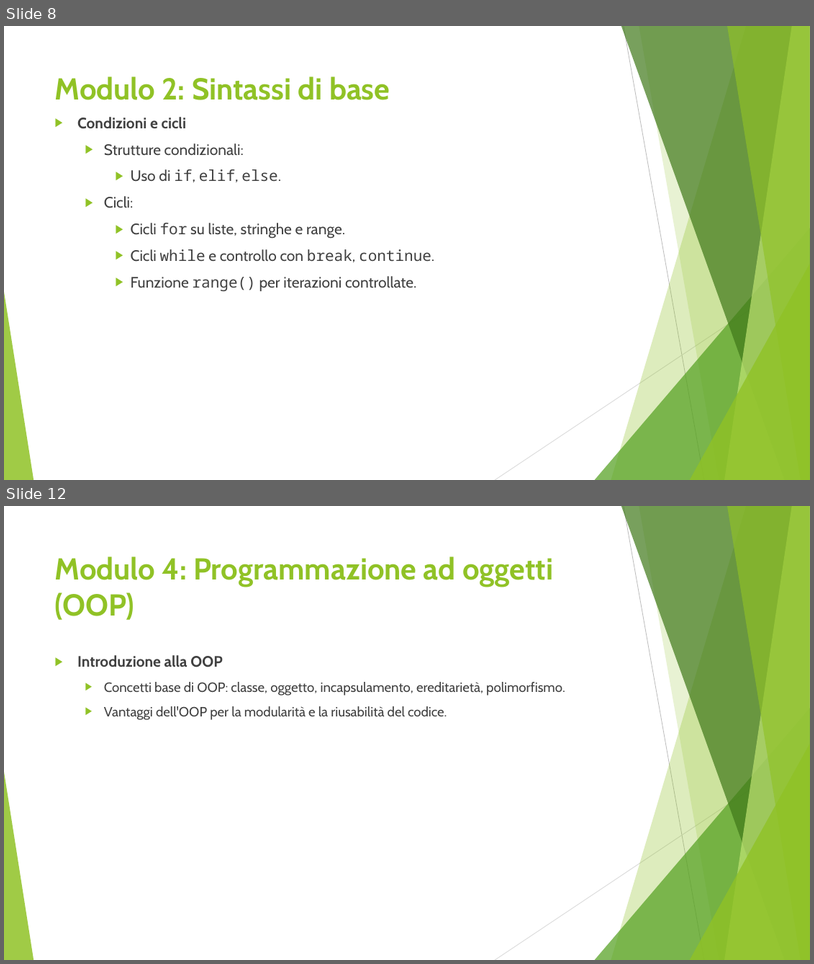
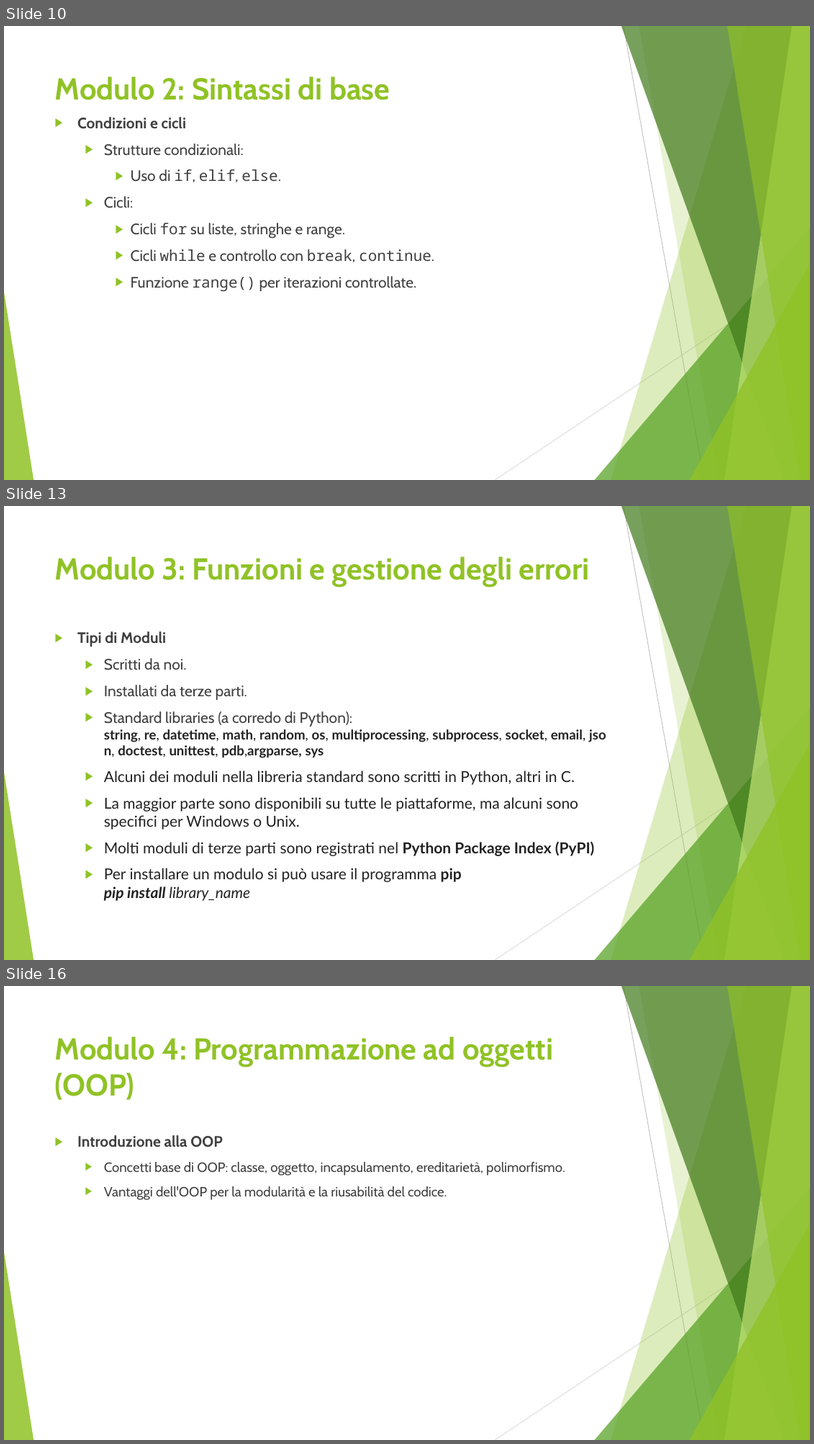
Before and after one commit to giukix/CorsoPython, a slide deck: doc/Corso di Python.pptx. Shown one above the other, each under a label of ours: slides 8 and 12 before the commit, slides 10, 13 and 16 after it; the slides between them are not shown. The pictures are 814x964 and 814x1444 pixels, drawn with LibreOffice and Linux fonts; fonts in the diff are those of the drawing. Boxes give left, top, right and bottom in pixels: in the first picture for what was removed or moved away, otherwise in the second. Text is boxed around its words. In the diff, an @@ line names an element or a change of style, - is before the commit and + after.

Commit message:
Modulo 6 e aggiornamento presentazione

```diff
--- a/doc/Corso di Python.pptx
+++ b/doc/Corso di Python.pptx
@@ slide 13 added at [4, 506, 810, 960], background #FFFFFF; not listed: 10 template elements that a slide beside it also shows @@
@@ title added at [55, 556, 590, 587], 36 pt, text #90C226, bold @@
+Modulo 3: Funzioni e gestione degli errori
@@ text added at [77, 631, 595, 901], 18 pt, text #222222 @@
+▶ Tipi di Moduli
+  ▶ Scritti da noi.
+  ▶ Installati da terze parti.
+  ▶ Standard libraries (a corredo di Python): string, re, datetime, math, random, os, multiprocessing, subprocess, socket, email, json, doctest, unittest, pdb,argparse, sys
+  ▶ Alcuni dei moduli nella libreria standard sono scritti in Python, altri in C.
+    La maggior parte sono disponibili su tutte le piattaforme, ma alcuni sono specifici per Windows o Unix.
+  ▶ Molti moduli di terze parti sono registrati nel Python Package Index (PyPI)
+  ▶ Per installare un modulo si può usare il programma pip
+    pip install library_name
@@ what was slide 8 is now slide 10 @@
@@ what was slide 12 is now slide 16 @@
```
Also in this commit, not shown: 11 slides changed, 13 other slides added, 2 slides removed, 3 other files.
